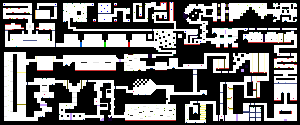
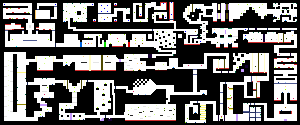
Two versions of the same layered image (w=300, h=125). Layer-by-layer changes:
painted on "hardmode" over [left=17, top=4, right=293, bottom=123]
painted on "Layer 0" over [left=94, top=4, right=293, bottom=123]
